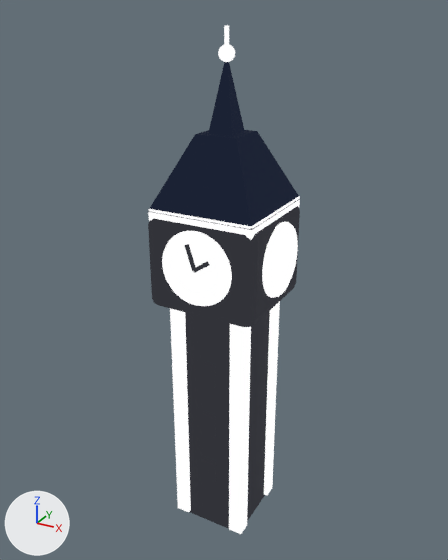
One commit to the glTF model assets/models3d/emblem_bigben.glb: the scene before it, then after it.
Rendered twice from a 50 mm lens placed at (1.17, -2.16, 2.29), pointed at (-0.02, 0.02, 1.2). The lights are fixed; the arrows at lower left show +X, +Y and +Z. The older version comes first. Where no turn or scale is listed for an object, it has been applied to the vertices.

Before the edit, the objects in view are built like this:
```python
ob_clockstage_ol = bpy.data.objects.new('clockstage_ol', me_clockstage_001)
ob_clockstage_ol.location = (0.0, 0.0, 1.33)
ob_mh = bpy.data.objects.new('mh', me_mh)
ob_mh.location = (-0.016, -0.26, 1.4)
ob_pil_1_1 = bpy.data.objects.new('pil-1-1', me_pil_1_1)
ob_pil_1_1.location = (-0.145, -0.145, 0.58)
ob_roof1_ol = bpy.data.objects.new('roof1_ol', me_roof1_001)
ob_roof1_ol.location = (0.0, 0.0, 1.685)
ob_shaft_ol = bpy.data.objects.new('shaft_ol', me_shaft_001)
ob_shaft_ol.location = (0.0, 0.0, 0.58)
ob_spire_ol = bpy.data.objects.new('spire_ol', me_spire_001)
ob_spire_ol.location = (0.0, 0.0, 1.945)
ob_win0_3 = bpy.data.objects.new('win0.3', me_win0_3)
ob_win0_3.location = (0.0, -0.13, 0.3)
ob_win0_56 = bpy.data.objects.new('win0.56', me_win0_56)
ob_win0_56.location = (0.0, -0.13, 0.56)
ob_win0_82 = bpy.data.objects.new('win0.82', me_win0_82)
ob_win0_82.location = (0.0, -0.13, 0.82)
# also in view: 'pil1-1' at (0.14, -0.14, 0.58); 'ring900.2' at (0.25, 0.0, 1.35); 'clock00' at (0.0, -0.2, 1.35); 'clock900.2' at (0.2, 0.0, 1.35); 'ring00' at (0.0, -0.25, 1.35)
```
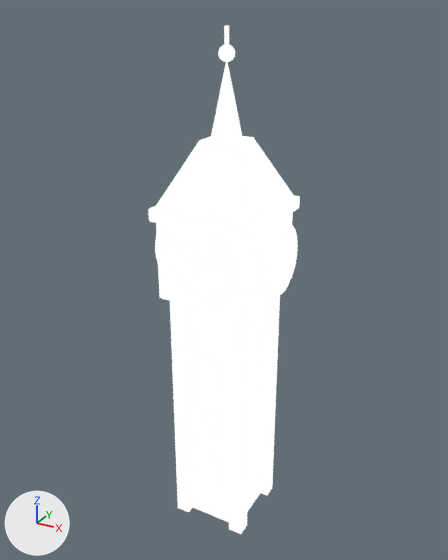
The edits, one by one:
In material 'e_bink' (mat_e_bink), emission_color is no longer (0.0319, 0.0331, 0.0409), dark grey #323339.
Object 'clockstage_ol' (ob_clockstage_ol) is deleted.
Object 'roof1_ol' (ob_roof1_ol) is deleted.
Object 'shaft_ol' (ob_shaft_ol) is deleted.
Object 'spire_ol' (ob_spire_ol) is deleted.

Pixel boxes (x1, y1, x2, y2) of what changed, in the pictures (448 x 560 px):
'shaft_ol', deleted (black): before (185, 311, 270, 529)
'roof1_ol', deleted: before (147, 130, 299, 230)
'clockstage_ol', deleted (black): before (148, 206, 300, 327)
'spire_ol', deleted: before (209, 62, 244, 135)
'win0.82', recoloured (black to white): (201, 362, 215, 389) in both
'win0.56', recoloured (black to white): (202, 411, 216, 437) in both
'win0.3', recoloured (black to white): (203, 458, 216, 482) in both
'mh', recoloured: (184, 244, 195, 271) in both
'hh', recoloured: (192, 261, 210, 273) in both
'shaft', unchanged, uncovered by the edit: after (187, 304, 266, 522)
'roof1', unchanged, uncovered by the edit: after (155, 136, 294, 224)
'clockstage', unchanged, uncovered by the edit: after (156, 213, 293, 320)
'spire', unchanged, uncovered by the edit: after (210, 62, 243, 142)
